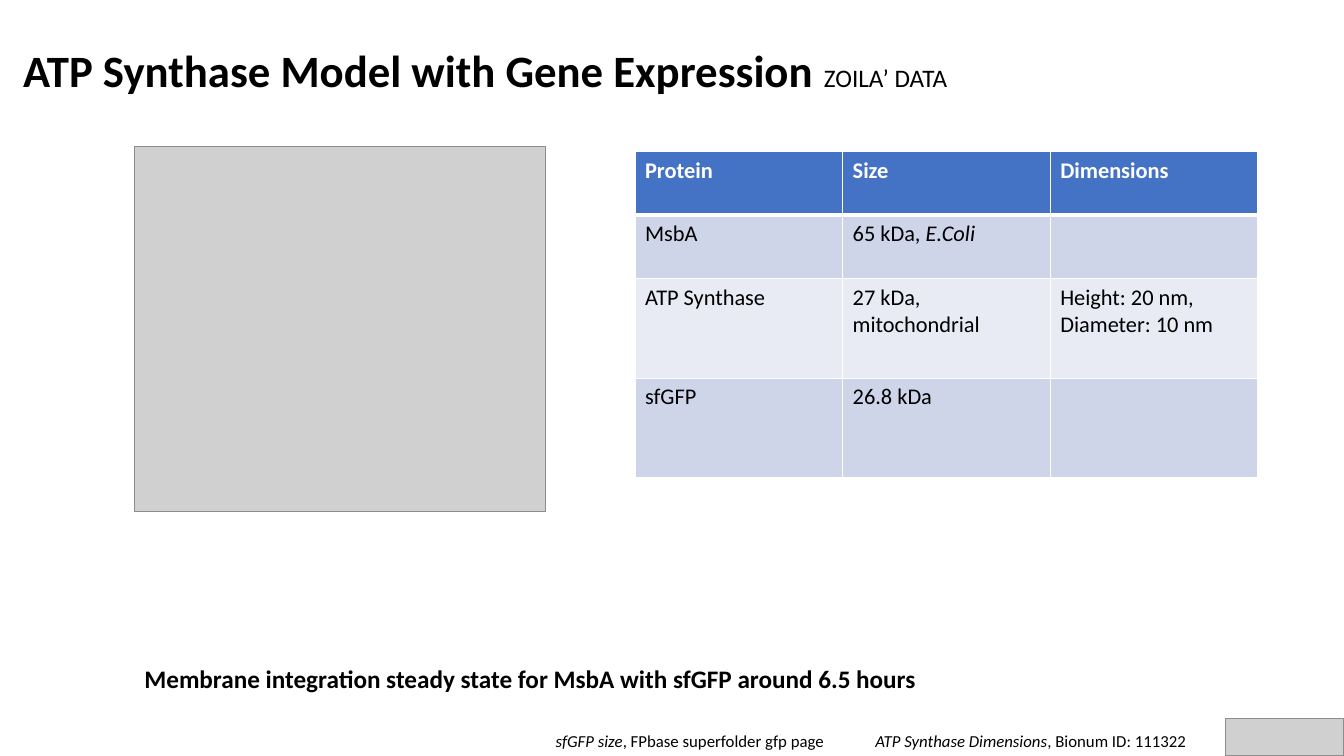
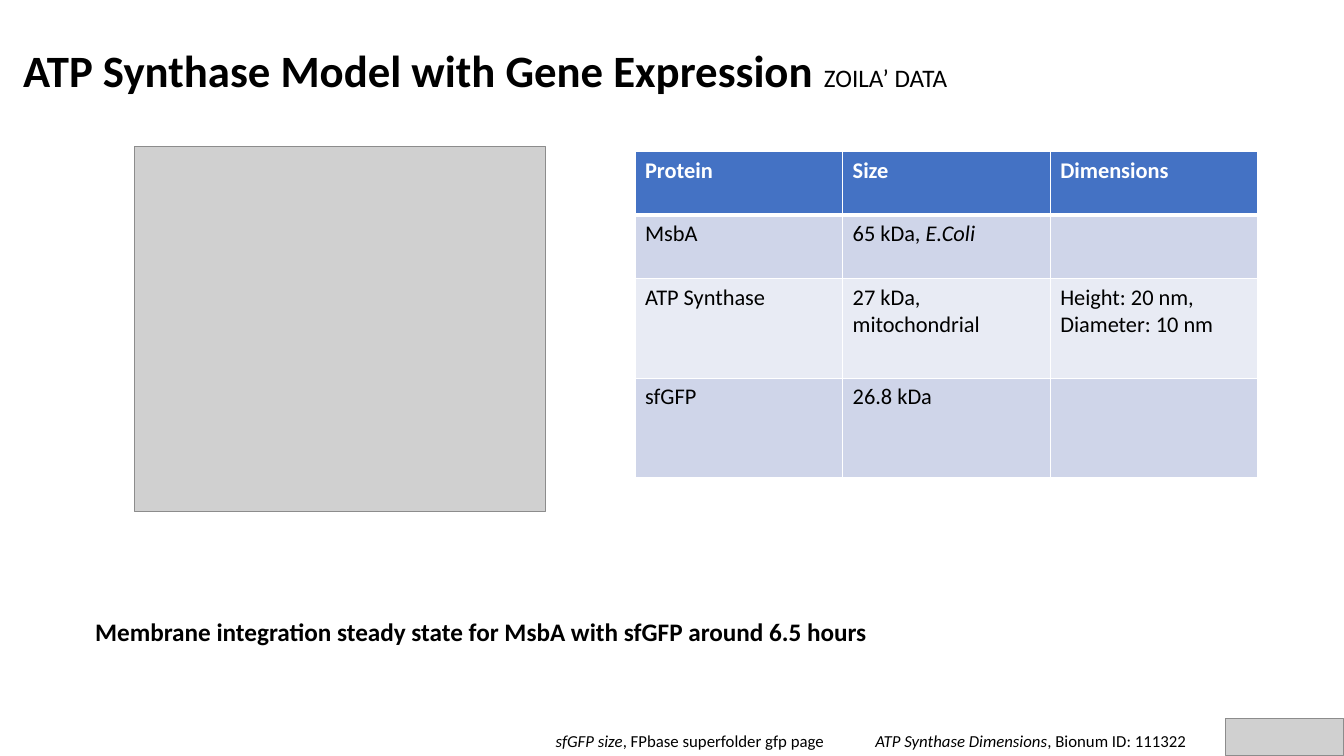
Before and after one commit to AnkitaRoychoudhury/ug_murray, a slide deck: slide 7 of miscellaneous/presentations/202020720_murray_mtg.pptx. Drawn at 1344x756 pixels with LibreOffice and Linux fonts; fonts in the diff are those of the drawing; grey boxes stand for pictures. Boxes give left, top, right and bottom in pixels: in the first picture for what was removed or moved away, otherwise in the second. Text is boxed around its words. In the diff, an @@ line names an element or a change of style, - is before the commit and + after.

```diff
--- a/miscellaneous/presentations/202020720_murray_mtg.pptx
+++ b/miscellaneous/presentations/202020720_murray_mtg.pptx
@@ text "Membrane integration steady state for ...": place and size @@
-text "Membrane integration steady state for ..." at bbox=[144, 670, 915, 693]
+text "Membrane integration steady state for ..." at bbox=[95, 623, 866, 646]
```
Also in this commit, not shown: 5 other slides changed, 1 slide added, 1 other file.
